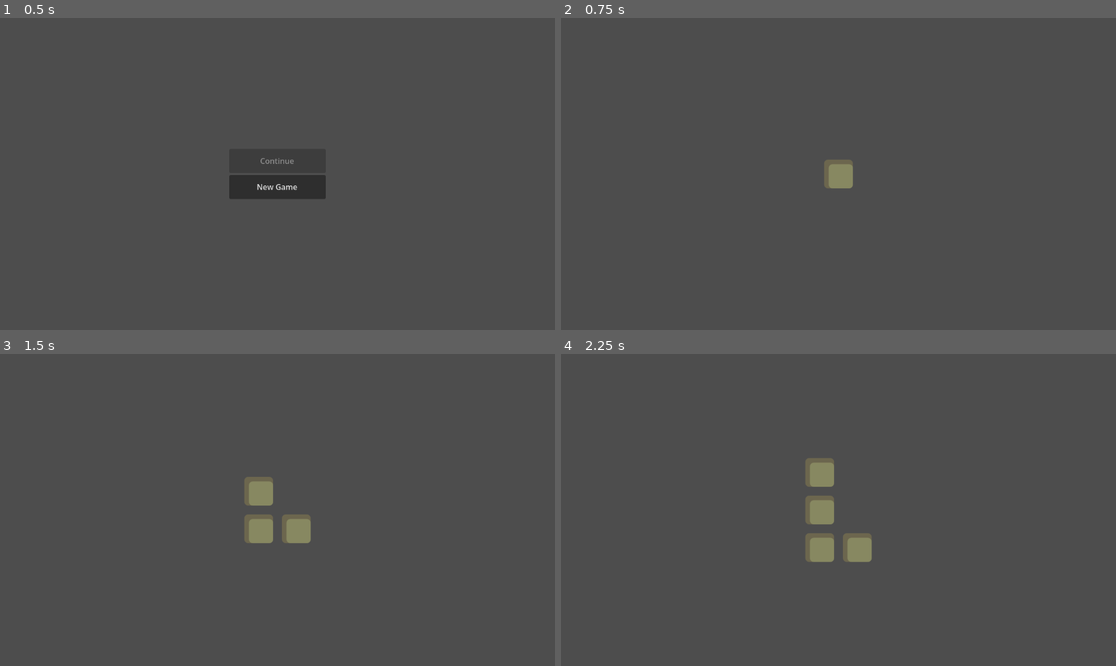
Above: before the commit, frames 1-4 (two rows, left to right).
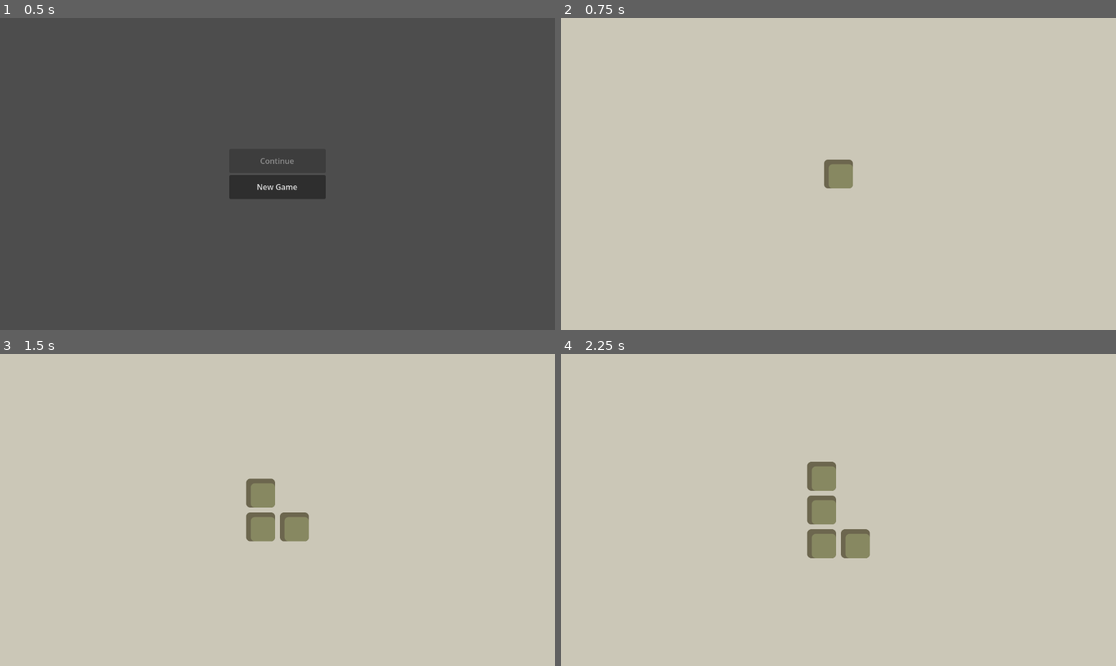
Above: after the commit, the same moments.

Repository: jiexdrop/run-reset
Game: Godot game, scene res://scenes/init.tscn
Two runs of this game, one before a commit and one after it. Both use one fixed random seed, a clock stepped at 60 frames per second and the inputs below.
Inputs (mouse positions are in pixels of both pictures, inside the frame that each line leads up to):
- Up to frame 1 (0.5 s): no input
- Up to frame 2 (0.75 s): click "New Game" at 0.5 s
- Up to frame 3 (1.5 s): tap Enter at 1.25 s; move the mouse to (277, 510) at 1.27 s; click (277, 510) at 1.42 s
- Up to frame 4 (2.25 s): tap Space at 2 s; move the mouse to (821, 491) at 2.02 s; click (821, 491) at 2.17 s

Frame 1 is identical in both runs. In frame 2, 100% of the frame differs, in the area x 0-100%, y 0-100%; in frame 3, 99%; in frame 4, 99%.

Commit message:
background color

Diff:
--- a/scenes/game.gd
+++ b/scenes/game.gd
@@ -4,17 +4,24 @@
 
 @onready var camera_2d: Camera2D = $Camera2D
 
-const TILE_SIZE = 78
+const TILE_SIZE = 70
 const NUM_ROOMS = 20
 
 
 func _ready() -> void:
 	add_to_group("game")
+
+	_apply_theme()
+
 	if GameState.tiles.is_empty():
 		generate_tiles()
 	else:
 		restore_tiles()
 	center_camera_on_revealed()
+
+func _apply_theme() -> void:
+	var background_color   = Color(0.796, 0.781, 0.718, 1.0)
+	RenderingServer.set_default_clear_color(background_color)
 
 
 # ── Fresh generation (New Game) ───────────────────────────────────────────────
